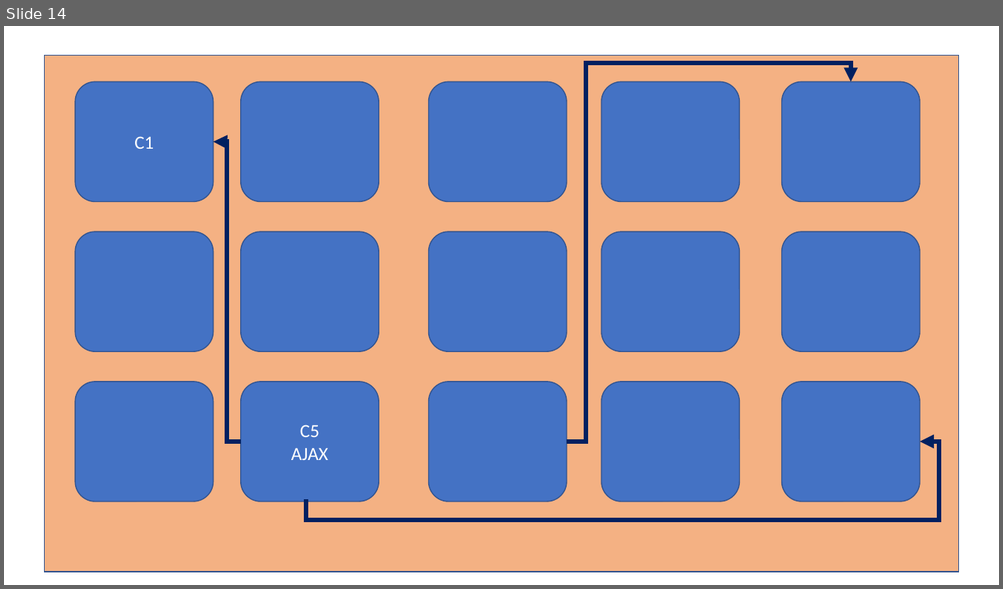
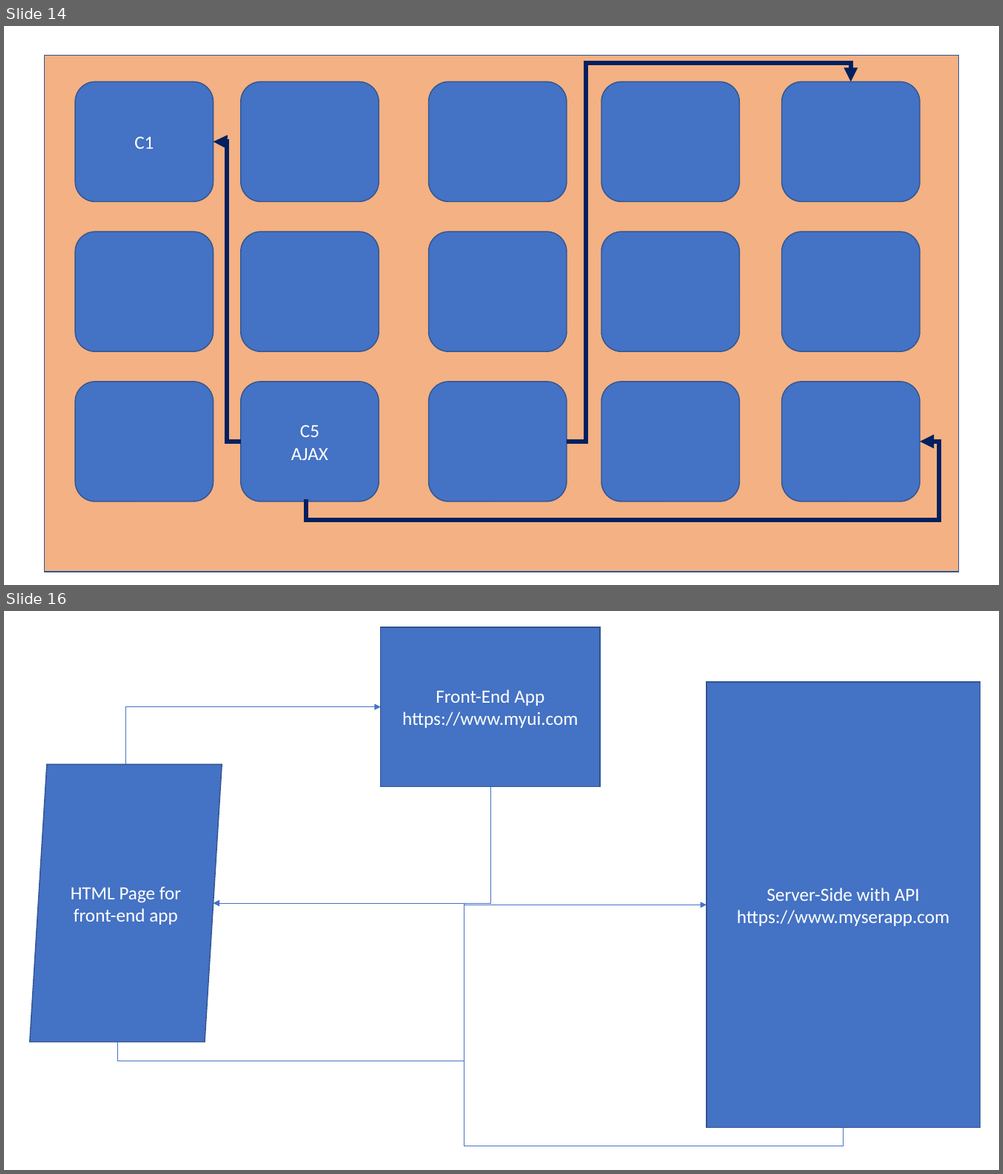
Before and after one commit to maheshsabnis/react-sync-trg, a slide deck: images_ppt.pptx. Shown one above the other, each under a label of ours: slide 14 before the commit, slides 14 and 16 after it; the slides between them are not shown. The pictures are 1003x589 and 1003x1174 pixels, drawn with LibreOffice and Linux fonts; fonts in the diff are those of the drawing. Boxes give left, top, right and bottom in pixels: in the first picture for what was removed or moved away, otherwise in the second. Text is boxed around its words. In the diff, an @@ line names an element or a change of style, - is before the commit and + after.

```diff
--- a/images_ppt.pptx
+++ b/images_ppt.pptx
@@ slide 16 added at bbox=[4, 611, 999, 1170], background #FFFFFF @@
@@ rectangle added at bbox=[381, 627, 600, 787], fill #4472C4, outline #325491 1 pt, 18 pt, text #FFFFFF @@
+Front-End App
+https://www.myui.com
@@ rectangle added at bbox=[706, 682, 980, 1128], fill #4472C4, outline #325491 1 pt, 18 pt, text #FFFFFF @@
+Server-Side with API
+https://www.myserapp.com
@@ elbow arrow added from (125, 765) to (381, 707), #4472C4 0.5 pt @@
@@ parallelogram added at bbox=[29, 765, 221, 1042], fill #4472C4, outline #325491 1 pt, 18 pt, text #FFFFFF @@
+HTML Page for front-end app
@@ elbow arrow added from (490, 787) to (213, 903), #4472C4 0.5 pt @@
@@ elbow arrow added from (117, 1042) to (706, 905), #4472C4 0.5 pt @@
@@ elbow arrow added from (843, 1128) to (213, 903), #4472C4 0.5 pt @@
```
Also in this commit, not shown: 1 other slide added, 1 other file.
